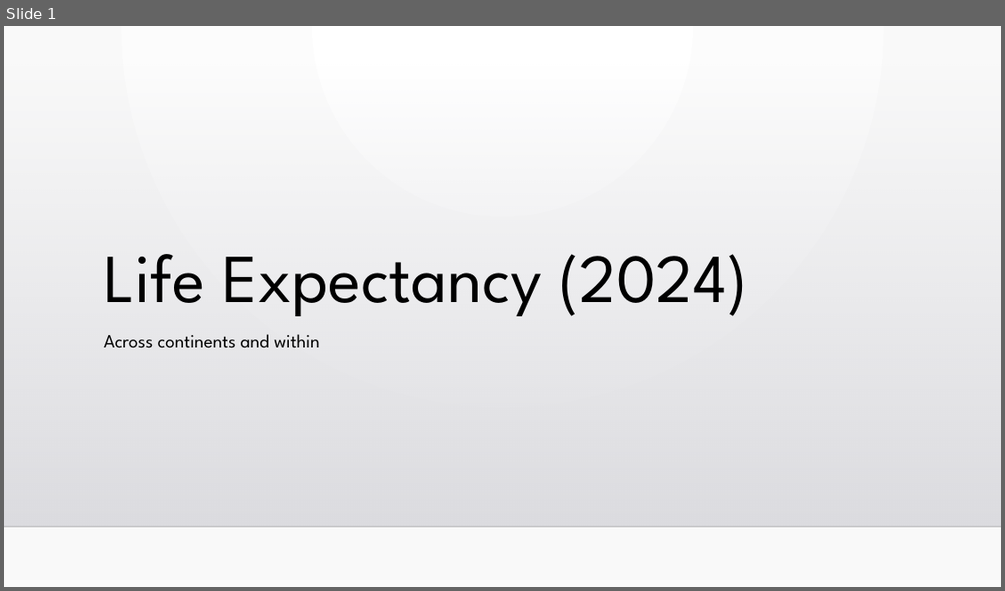
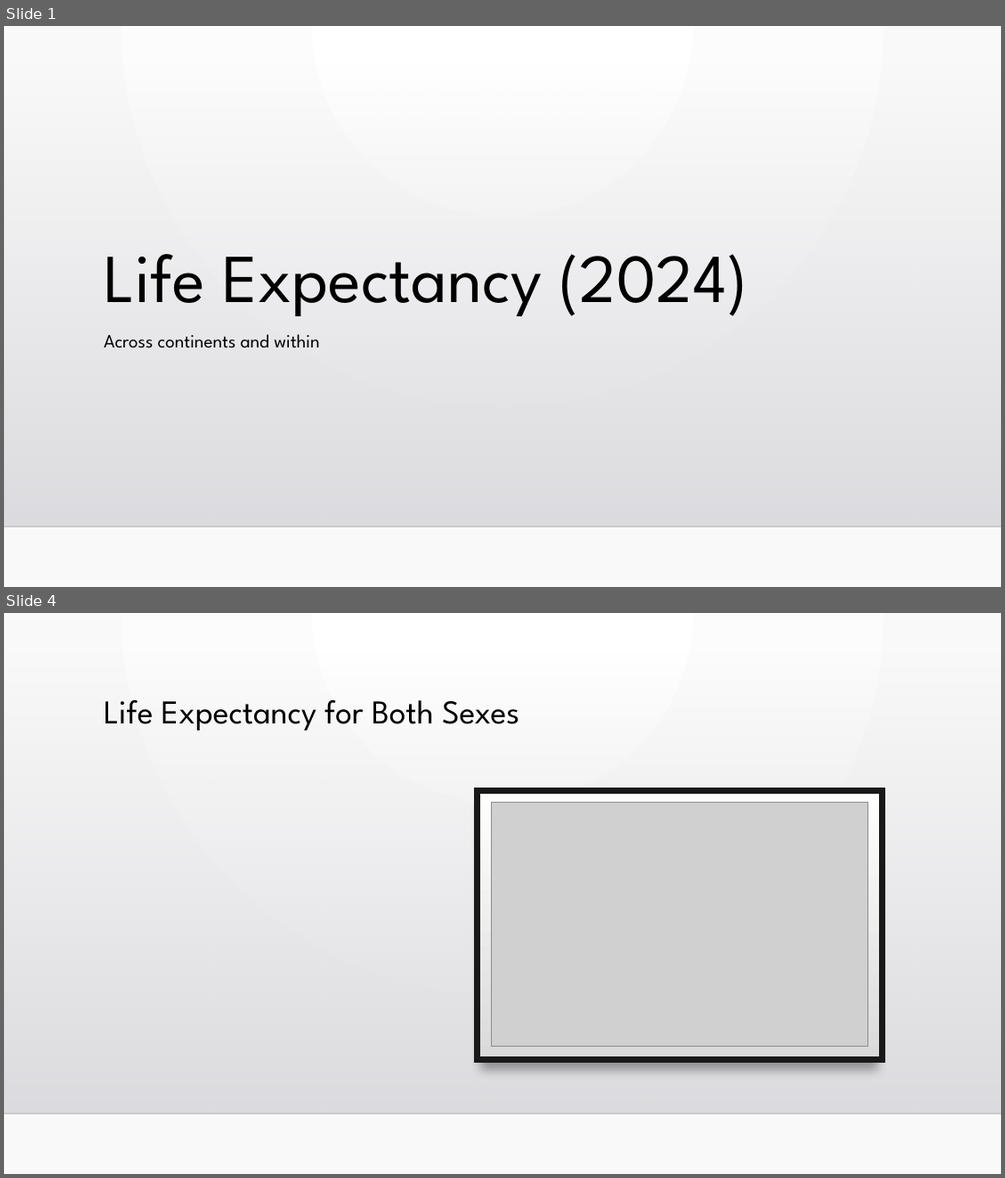
Before and after one commit to davidag2696/life_expectancy, a slide deck: Life Expectancy (2024).pptx. Shown one above the other, each under a label of ours: slide 1 before the commit, slides 1 and 4 after it; the slides between them are not shown. The pictures are 1005x591 and 1005x1178 pixels, drawn with LibreOffice and Linux fonts; fonts in the diff are those of the drawing; grey boxes stand for pictures; background and template pictures are left out. Boxes give left, top, right and bottom in pixels: in the first picture for what was removed or moved away, otherwise in the second. Text is boxed around its words. In the diff, an @@ line names an element or a change of style, - is before the commit and + after.

```diff
--- a/Life Expectancy (2024).pptx
+++ b/Life Expectancy (2024).pptx
@@ slide 4 added at [4,613,1001,1174], background gradient #FFFFFF to #FAFAFA; not listed: 2 template elements that a slide beside it also shows @@
@@ title added at [104,700,519,730], 32 pt, text #000000 @@
+Life Expectancy for Both Sexes
@@ rectangle added at [477,789,882,1060], fill gradient #000001 to #191919 @@
@@ rectangle added at [477,790,882,1060], fill gradient #DADADA to #FFFFFE, outline #191919 6 pt @@
@@ picture added at [491,803,868,1046] @@
```
Also in this commit, not shown: 2 other slides added, 1 slide removed, 1 other file.
